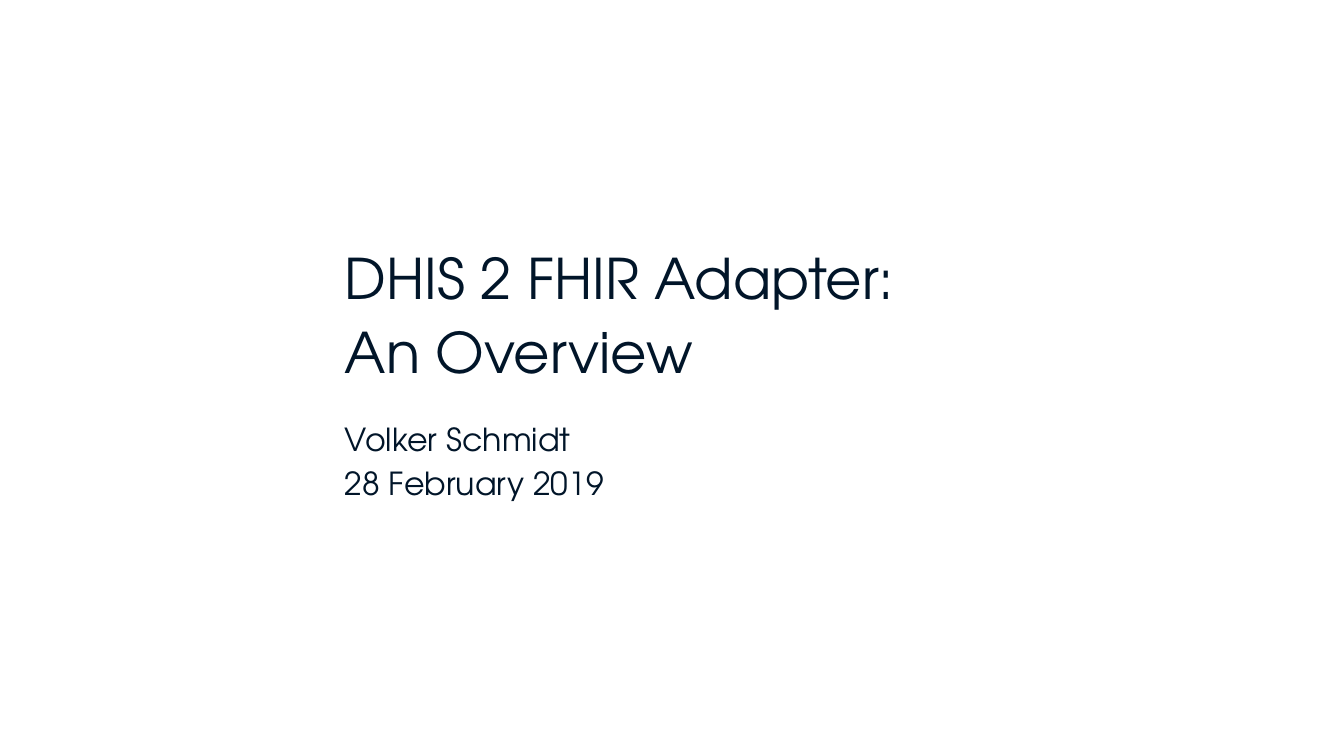
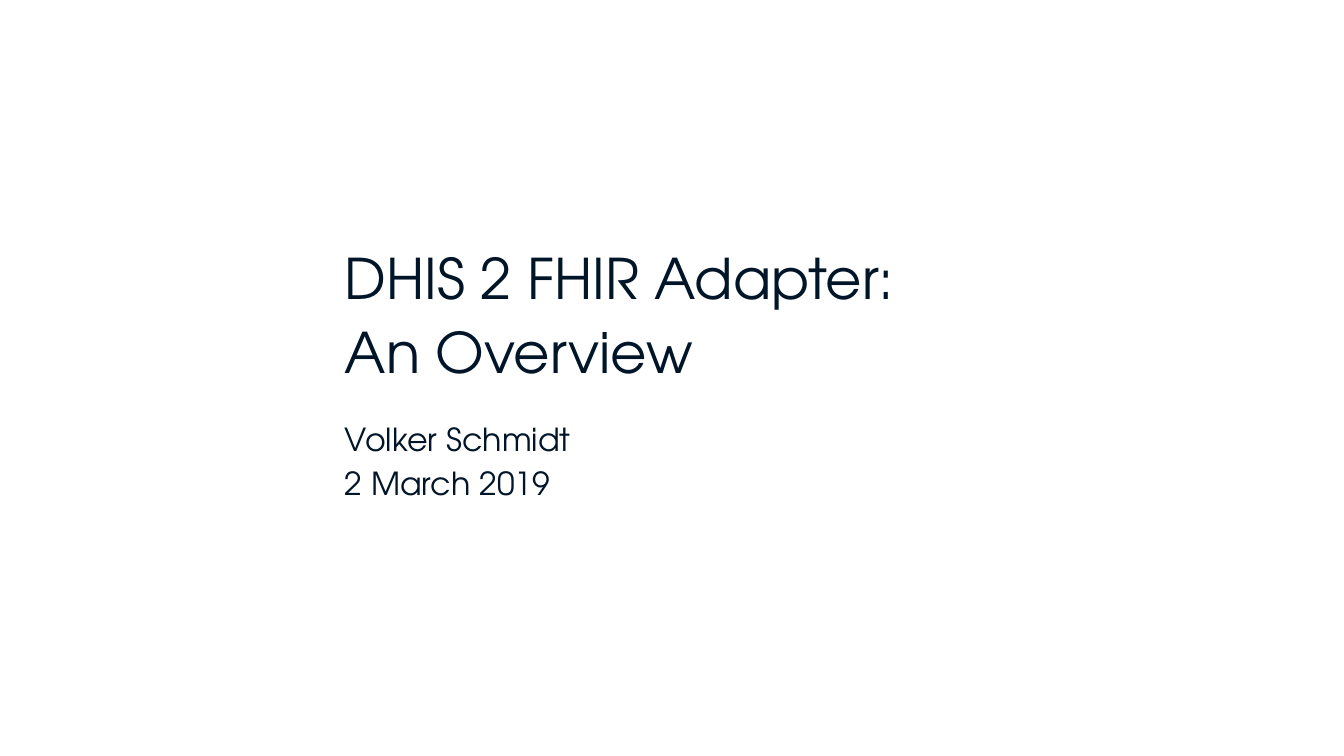
Before and after one commit to dhis2/dhis2-fhir-adapter, a slide deck: slide 1 of docs/DHIS_2_FHIR_Adapter_-_An_Overview.pptx. Drawn at 1344x756 pixels with LibreOffice and Linux fonts; fonts in the diff are those of the drawing; background and template pictures are left out. Boxes give left, top, right and bottom in pixels: in the first picture for what was removed or moved away, otherwise in the second. Text is boxed around its words. In the diff, an @@ line names an element or a change of style, - is before the commit and + after.

Commit message:
Highlighted the difference between Import/Export and FHIR REST.

```diff
--- a/docs/DHIS_2_FHIR_Adapter_-_An_Overview.pptx
+++ b/docs/DHIS_2_FHIR_Adapter_-_An_Overview.pptx
@@ subtitle at (345,471,549,496): text changed @@
-28 February 2019
+2 March 2019
```
Also in this commit, not shown: 1 slide added.
